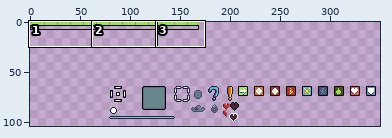
Two states of a sprite sheet, android/assets/sprites_split/ui (ui).png. The first picture is a wide view before the edit; the outline marks the close-up.
Close-up. Before the commit:
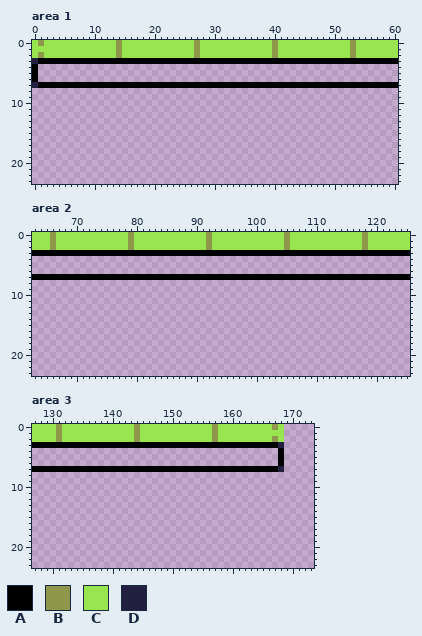
The file is 512x256 pixels. Shown: area 1: x 0..60, y 0..23; area 2: x 63..125, y 0..23; area 3: x 127..173, y 0..23. The wide view leaves out empty margins. The commit also changed other parts of the picture, which this record leaves out.
Palette (. is transparent): A #000000  B #8f974a  C #99e550  D #221f41
Pixels before, area 1, first column x 0:
0 CBCCCCCCCCCCCCBCCCCCCCCCCCCBCCCCCCCCCCCCBCCCCCCCCCCCCBCCCCCCC
1 CCCCCCCCCCCCCCBCCCCCCCCCCCCBCCCCCCCCCCCCBCCCCCCCCCCCCBCCCCCCC
2 CBCCCCCCCCCCCCBCCCCCCCCCCCCBCCCCCCCCCCCCBCCCCCCCCCCCCBCCCCCCC
3 DAAAAAAAAAAAAAAAAAAAAAAAAAAAAAAAAAAAAAAAAAAAAAAAAAAAAAAAAAAAA
4 A............................................................
5 A............................................................
6 A............................................................
7 DAAAAAAAAAAAAAAAAAAAAAAAAAAAAAAAAAAAAAAAAAAAAAAAAAAAAAAAAAAAA
Pixels before, area 2, first column x 63:
0 CCCBCCCCCCCCCCCCBCCCCCCCCCCCCBCCCCCCCCCCCCBCCCCCCCCCCCCBCCCCCCC
1 CCCBCCCCCCCCCCCCBCCCCCCCCCCCCBCCCCCCCCCCCCBCCCCCCCCCCCCBCCCCCCC
2 CCCBCCCCCCCCCCCCBCCCCCCCCCCCCBCCCCCCCCCCCCBCCCCCCCCCCCCBCCCCCCC
3 AAAAAAAAAAAAAAAAAAAAAAAAAAAAAAAAAAAAAAAAAAAAAAAAAAAAAAAAAAAAAAA
4 ...............................................................
5 ...............................................................
6 ...............................................................
7 AAAAAAAAAAAAAAAAAAAAAAAAAAAAAAAAAAAAAAAAAAAAAAAAAAAAAAAAAAAAAAA
Pixels before, area 3, first column x 127:
0 CCCCBCCCCCCCCCCCCBCCCCCCCCCCCCBCCCCCCCCCBC
1 CCCCBCCCCCCCCCCCCBCCCCCCCCCCCCBCCCCCCCCCCC
2 CCCCBCCCCCCCCCCCCBCCCCCCCCCCCCBCCCCCCCCCBC
3 AAAAAAAAAAAAAAAAAAAAAAAAAAAAAAAAAAAAAAAAAD
4 .........................................A
5 .........................................A
6 .........................................A
7 AAAAAAAAAAAAAAAAAAAAAAAAAAAAAAAAAAAAAAAAAD
The same view after the edit:
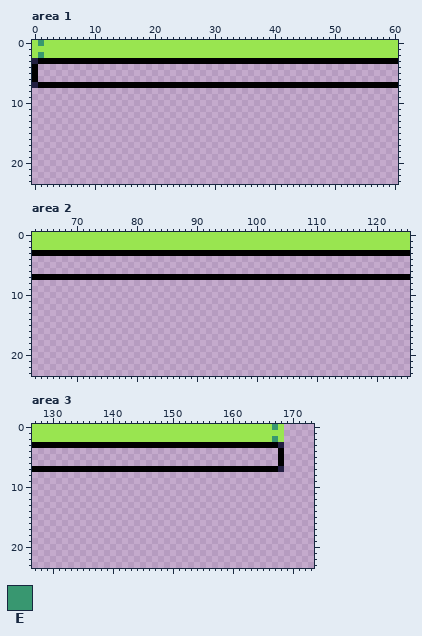
Colours new in this view: E #389770
The edit:
{"where": "area 1"}
{"y":0,"x":1,"old":"B","new":"E"}
{"y":0,"x":14,"old":"B","new":"C"}
{"y":0,"x":27,"old":"B","new":"C"}
{"y":0,"x":40,"old":"B","new":"C"}
{"y":0,"x":53,"old":"B","new":"C"}
{"y":1,"x":14,"old":"B","new":"C"}
{"y":1,"x":27,"old":"B","new":"C"}
{"y":1,"x":40,"old":"B","new":"C"}
{"y":1,"x":53,"old":"B","new":"C"}
{"y":2,"x":1,"old":"B","new":"E"}
{"y":2,"x":14,"old":"B","new":"C"}
{"y":2,"x":27,"old":"B","new":"C"}
{"y":2,"x":40,"old":"B","new":"C"}
{"y":2,"x":53,"old":"B","new":"C"}
{"where": "area 2"}
{"y":0,"x":66,"old":"B","new":"C"}
{"y":0,"x":79,"old":"B","new":"C"}
{"y":0,"x":92,"old":"B","new":"C"}
{"y":0,"x":105,"old":"B","new":"C"}
{"y":0,"x":118,"old":"B","new":"C"}
{"y":1,"x":66,"old":"B","new":"C"}
{"y":1,"x":79,"old":"B","new":"C"}
{"y":1,"x":92,"old":"B","new":"C"}
{"y":1,"x":105,"old":"B","new":"C"}
{"y":1,"x":118,"old":"B","new":"C"}
{"y":2,"x":66,"old":"B","new":"C"}
{"y":2,"x":79,"old":"B","new":"C"}
{"y":2,"x":92,"old":"B","new":"C"}
{"y":2,"x":105,"old":"B","new":"C"}
{"y":2,"x":118,"old":"B","new":"C"}
{"where": "area 3"}
{"y":0,"x":131,"old":"B","new":"C"}
{"y":0,"x":144,"old":"B","new":"C"}
{"y":0,"x":157,"old":"B","new":"C"}
{"y":0,"x":167,"old":"B","new":"E"}
{"y":1,"x":131,"old":"B","new":"C"}
{"y":1,"x":144,"old":"B","new":"C"}
{"y":1,"x":157,"old":"B","new":"C"}
{"y":2,"x":131,"old":"B","new":"C"}
{"y":2,"x":144,"old":"B","new":"C"}
{"y":2,"x":157,"old":"B","new":"C"}
{"y":2,"x":167,"old":"B","new":"E"}
